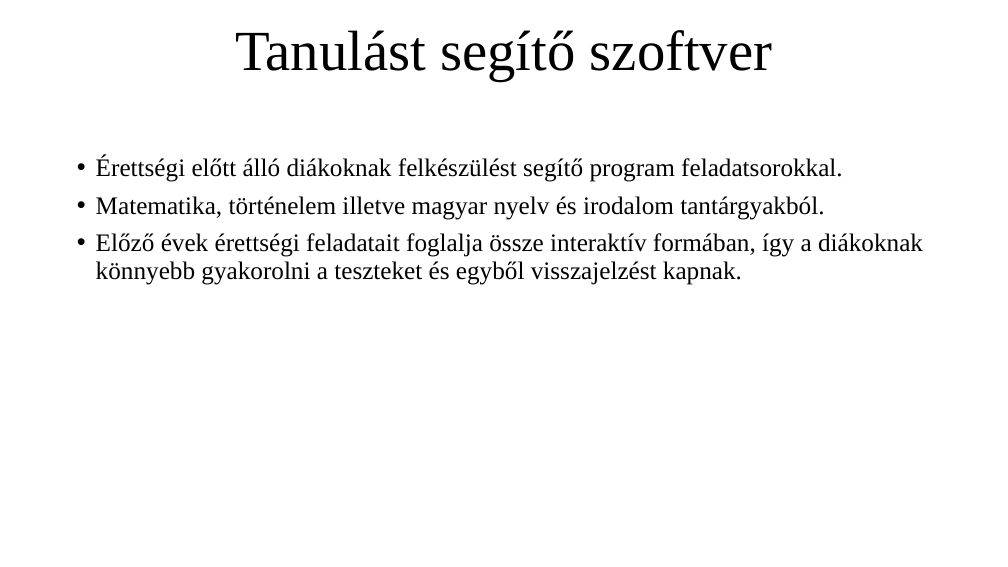
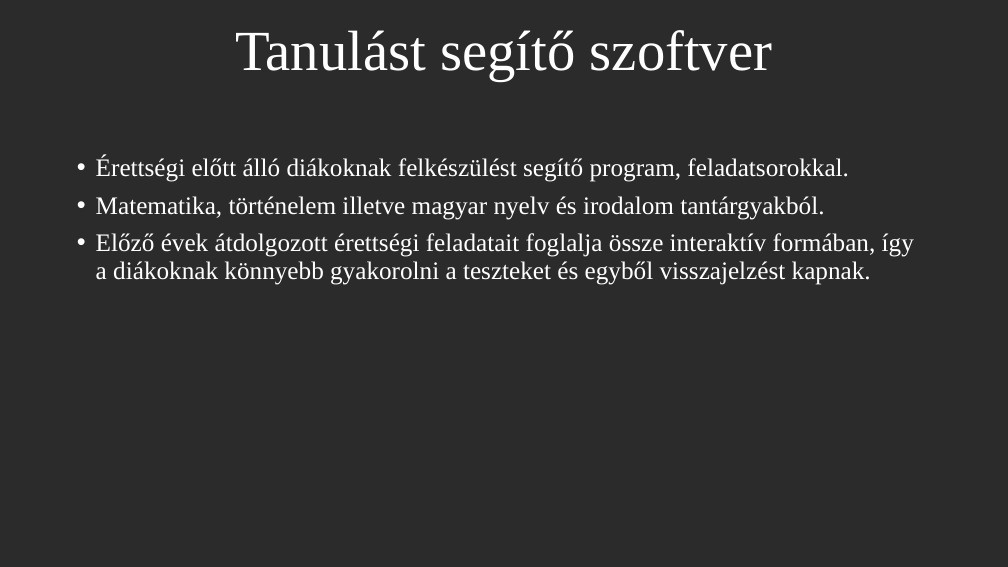
Before and after one commit to zsolti6/Erettsegizzunk, a slide deck: slide 2 of erettsegizzunk.pptx. Drawn at 1008x567 pixels with LibreOffice and Linux fonts; fonts in the diff are those of the drawing; background and template pictures are left out; a plain dark background stands for a picture behind light text. Boxes give left, top, right and bottom in pixels: in the first picture for what was removed or moved away, otherwise in the second. Text is boxed around its words. In the diff, an @@ line names an element or a change of style, - is before the commit and + after.

```diff
--- a/erettsegizzunk.pptx
+++ b/erettsegizzunk.pptx
@@ background #FFFFFF to picture (left out) @@
@@ title "Tanulást segítő szoftver" at [235,30,772,81]: text colour #000000 to #FFFFFF @@
@@ text at [96,156,849,182]: text changed; text colour #000000 to #FFFFFF @@
-• Érettségi előtt álló diákoknak felkészülést segítő program feladatsorokkal.
+• Érettségi előtt álló diákoknak felkészülést segítő program, feladatsorokkal.
@@ text at [96,196,824,220]: text colour #000000 to #FFFFFF in "Matematika, történelem illetve magyar nyelv és irodalom ..." @@
@@ text at [96,233,914,285]: text changed; text colour #000000 to #FFFFFF @@
-• Előző évek érettségi feladatait foglalja össze interaktív formában, így a diákoknak könnyebb gyakorolni a teszteket és egyből visszajelzést kapnak.
+• Előző évek átdolgozott érettségi feladatait foglalja össze interaktív formában, így a diákoknak könnyebb gyakorolni a teszteket és egyből visszajelzést kapnak.
```
Also in this commit, not shown: 7 other slides changed, 9 slides added, 1 other file.
